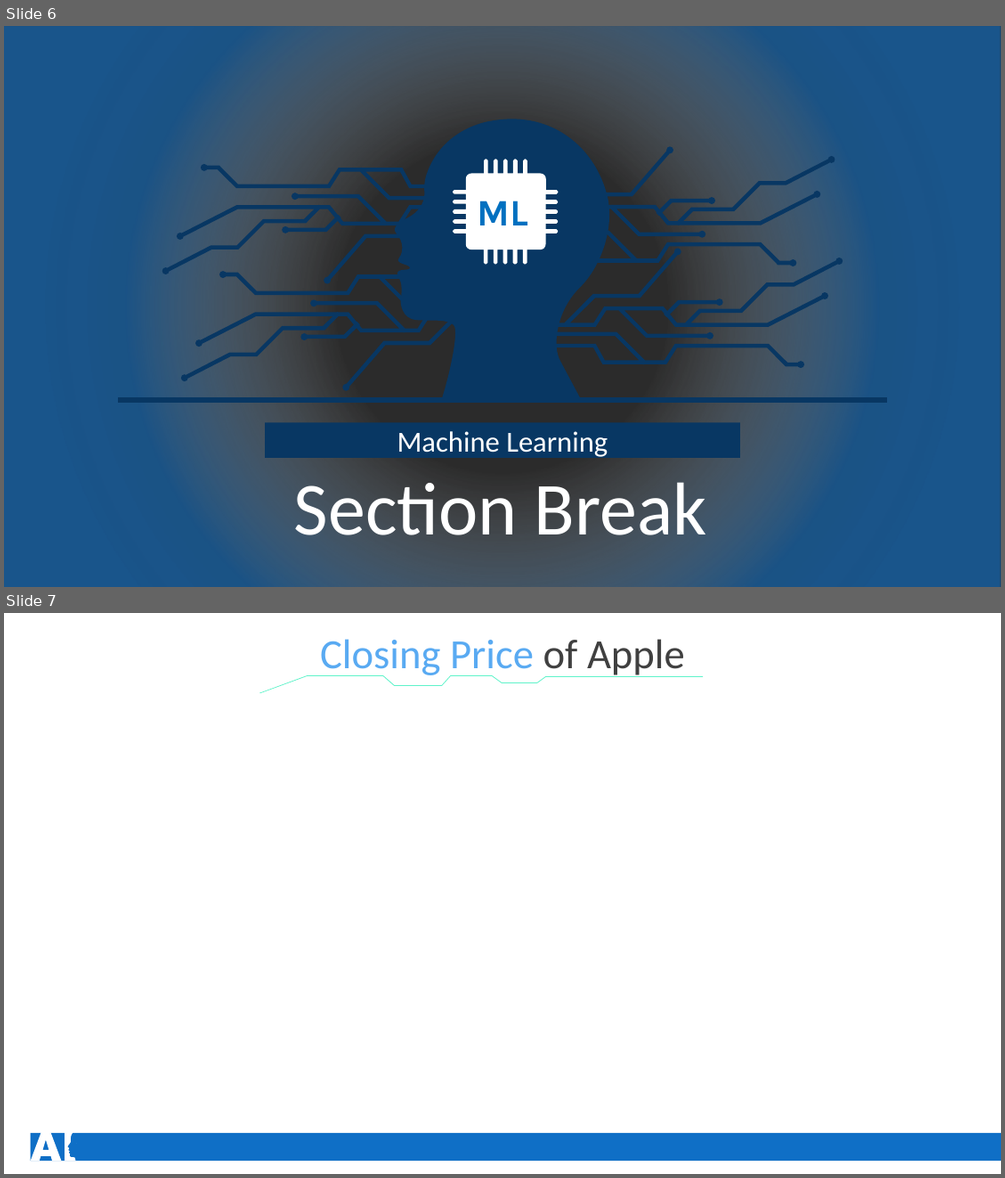
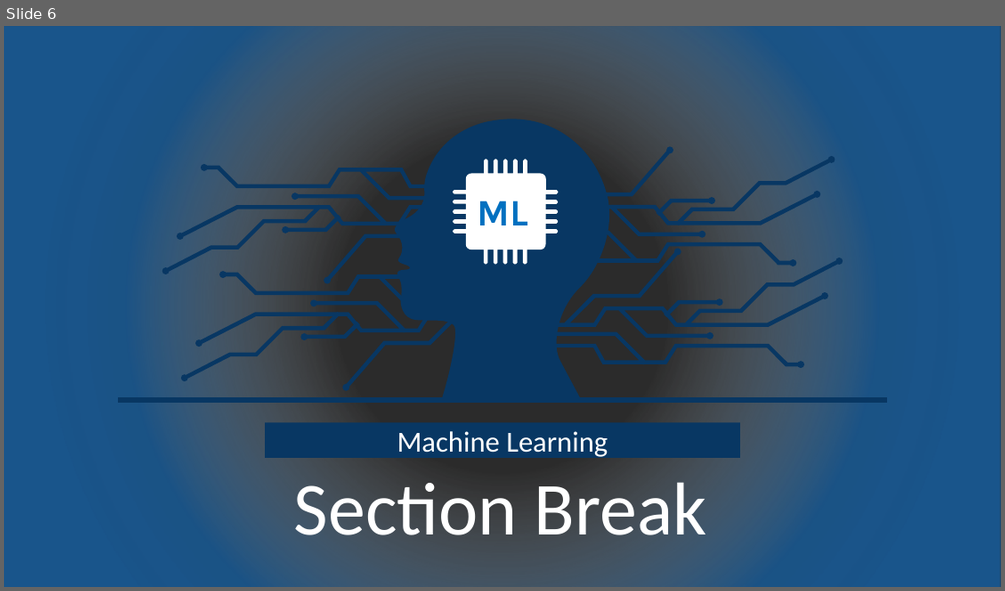
Before and after one commit to rakiiibul/House-hold-electrice-power-consumptiuon_LSTM, a slide deck: MachineLearing.pptx. Shown one above the other, each under a label of ours: slides 6 and 7 before the commit, slide 6 after it. The pictures are 1005x1178 and 1005x591 pixels, drawn with LibreOffice and Linux fonts; fonts in the diff are those of the drawing; background and template pictures are left out; a plain dark background stands for a picture behind light text. Boxes give left, top, right and bottom in pixels: in the first picture for what was removed or moved away, otherwise in the second. Text is boxed around its words. In the diff, an @@ line names an element or a change of style, - is before the commit and + after.

```diff
--- a/MachineLearing.pptx
+++ b/MachineLearing.pptx
@@ slide 7 removed at [4, 613, 1001, 1174], background #FFFFFF @@
@@ text removed at [320, 639, 685, 679] @@
-Closing Price of Apple
@@ freeform shape removed at [259, 675, 704, 694] @@
@@ rectangle removed at [30, 1133, 1001, 1160] @@
@@ freeform shape removed at [30, 1132, 77, 1160] @@
```
Also in this commit, not shown: 8 slides changed, 7 slides added, 5 other slides removed.
